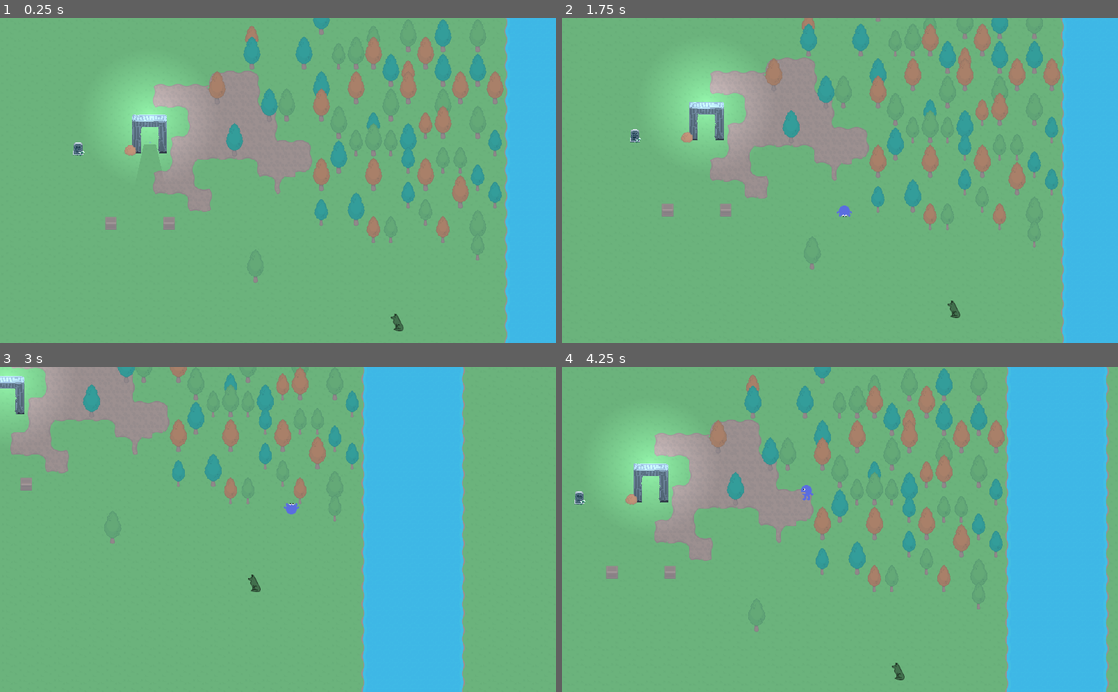
Above: before the commit, frames 1-4 (two rows, left to right).
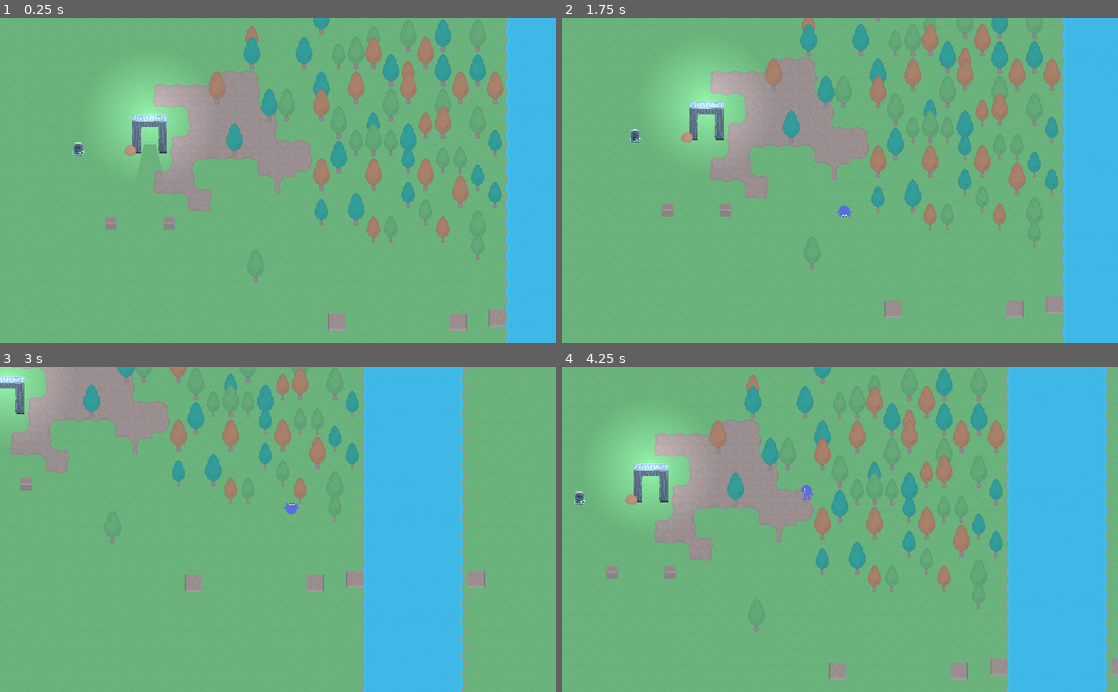
Above: after the commit, the same moments.

Repository: bagedevimo/pxljam19
Game: Godot game, scene res://Game.tscn
Same seed, same stepped clock (60 frames per second), same inputs: the game is played once before the commit and once after it.
Inputs:
- Up to frame 1 (0.25 s): no input
- Up to frame 2 (1.75 s): tap Enter at 0.5 s; hold Right (ui_right) 0.53-1.28 s; tap Space (ui_select) at 0.6, 0.77, 1.07, 1.35, 1.52 s; hold Down (ui_down) from 1.28 s (still down)
- Up to frame 3 (3 s): tap Space (ui_select) at 1.82, 2.1, 2.85 s; release Down (ui_down) at 2.03 s; hold Right (ui_right) 2.03-2.78 s; hold Up (ui_up) from 2.78 s (still down)
- Up to frame 4 (4.25 s): tap Space (ui_select) at 3.02, 3.32, 3.6, 3.77, 4.07 s; release Up (ui_up) at 3.53 s; hold Left (ui_left) from 3.53 s (still down)

The runs differ from the first frame. In frame 1, 0.6% of the frame differs, in the area x 59-91%, y 89-97%; in frame 2, 0.6%; in frame 3, 0.7%, in the area x 33-88%, y 62-70%; in frame 4, 0.6%.

Commit message:
Add buildable bridge

Diff:
--- /dev/null
+++ b/Bridge.gd
@@ -0,0 +1,44 @@
+extends Node2D
+
+# Declare member variables here. Examples:
+# var a = 2
+# var b = "text"
+
+const NUM_STEPS = 6
+export var logs_required = 6.0
+
+# Called when the node enters the scene tree for the first time.
+func _ready():
+	pass # Replace with function body.
+
+# Called every frame. 'delta' is the elapsed time since the previous frame.
+#func _process(delta):
+#	pass
+
+
+func interact(actor):
+	var storage = actor.get_node_or_null("Storage")
+
+	if storage == null:
+		return
+
+	var logs_retrieved = storage.retrieve("logs")
+
+	if logs_retrieved:
+		$Storage.store("logs", logs_retrieved)
+
+	var progress = ($Storage.quantity("logs") / logs_required)
+
+	var activated_indexes = progress * NUM_STEPS
+
+# warning-ignore:integer_division
+	var start = -(NUM_STEPS/2)
+# warning-ignore:integer_division
+	var end = NUM_STEPS/2
+
+	var bridge_to = start + activated_indexes
+
+	for x in range(start, end):
+		var tile = 10 if x < bridge_to else -1
+
+		find_node("CoreBridge").set_cell(x, 0, tile, false, false, false, Vector2(1, 0))
--- /dev/null
+++ b/Bridge.tscn
@@ -0,0 +1,33 @@
+[gd_scene load_steps=6 format=2]
+
+[ext_resource path="res://Bridge.gd" type="Script" id=1]
+[ext_resource path="res://tileset.tres" type="TileSet" id=2]
+[ext_resource path="res://Storage.tscn" type="PackedScene" id=3]
+[ext_resource path="res://Interactable.tscn" type="PackedScene" id=4]
+
+[sub_resource type="CapsuleShape2D" id=1]
+radius = 46.471
+height = 265.081
+
+[node name="Bridge" type="Node2D"]
+script = ExtResource( 1 )
+
+[node name="Base" type="TileMap" parent="."]
+position = Vector2( 0, -16 )
+tile_set = ExtResource( 2 )
+cell_size = Vector2( 32, 32 )
+format = 1
+tile_data = PoolIntArray( 65532, 10, 0, 3, 10, 2 )
+
+[node name="CoreBridge" type="TileMap" parent="Base"]
+tile_set = ExtResource( 2 )
+cell_size = Vector2( 32, 32 )
+format = 1
+
+[node name="Storage" parent="." instance=ExtResource( 3 )]
+
+[node name="Interactable" parent="." instance=ExtResource( 4 )]
+
+[node name="CollisionShape2D" type="CollisionShape2D" parent="Interactable"]
+rotation = 1.5708
+shape = SubResource( 1 )
--- a/Game.tscn
+++ b/Game.tscn
@@ -6,6 +6,7 @@
 [ext_resource path="res://Tree.tscn" type="PackedScene" id=4]
 [ext_resource path="res://Gate.tscn" type="PackedScene" id=5]
 [ext_resource path="res://Wolf.tscn" type="PackedScene" id=6]
+[ext_resource path="res://Bridge.tscn" type="PackedScene" id=6]
 
 [node name="Game" type="Node2D"]
 __meta__ = {
@@ -65,3 +66,6 @@
 
 [node name="Wolf" parent="." instance=ExtResource( 6 )]
 position = Vector2( 731.925, 561.661 )
+
+[node name="Bridge" parent="." instance=ExtResource( 6 )]
+position = Vector2( 1028.29, 554.37 )
--- a/Storage.gd
+++ b/Storage.gd
@@ -43,3 +43,9 @@
 		return false
 	else:
 		return true
+
+func quantity(key):
+	if !storage.has(key):
+		return 0
+
+	return storage[key]
--- a/tileset.tres
+++ b/tileset.tres
@@ -216,3 +216,19 @@
 "shape_transform": Transform2D( 1, 0, 0, 1, 0, 0 )
 } ]
 9/z_index = 0
+10/name = "RPGpack_sheet_32x32.png 10"
+10/texture = ExtResource( 1 )
+10/tex_offset = Vector2( 0, 0 )
+10/modulate = Color( 1, 1, 1, 1 )
+10/region = Rect2( 128, 256, 96, 32 )
+10/tile_mode = 2
+10/autotile/icon_coordinate = Vector2( 1, 0 )
+10/autotile/tile_size = Vector2( 32, 32 )
+10/autotile/spacing = 0
+10/autotile/occluder_map = [  ]
+10/autotile/navpoly_map = [  ]
+10/autotile/z_index_map = [  ]
+10/occluder_offset = Vector2( 0, 0 )
+10/navigation_offset = Vector2( 0, 0 )
+10/shapes = [  ]
+10/z_index = 0
